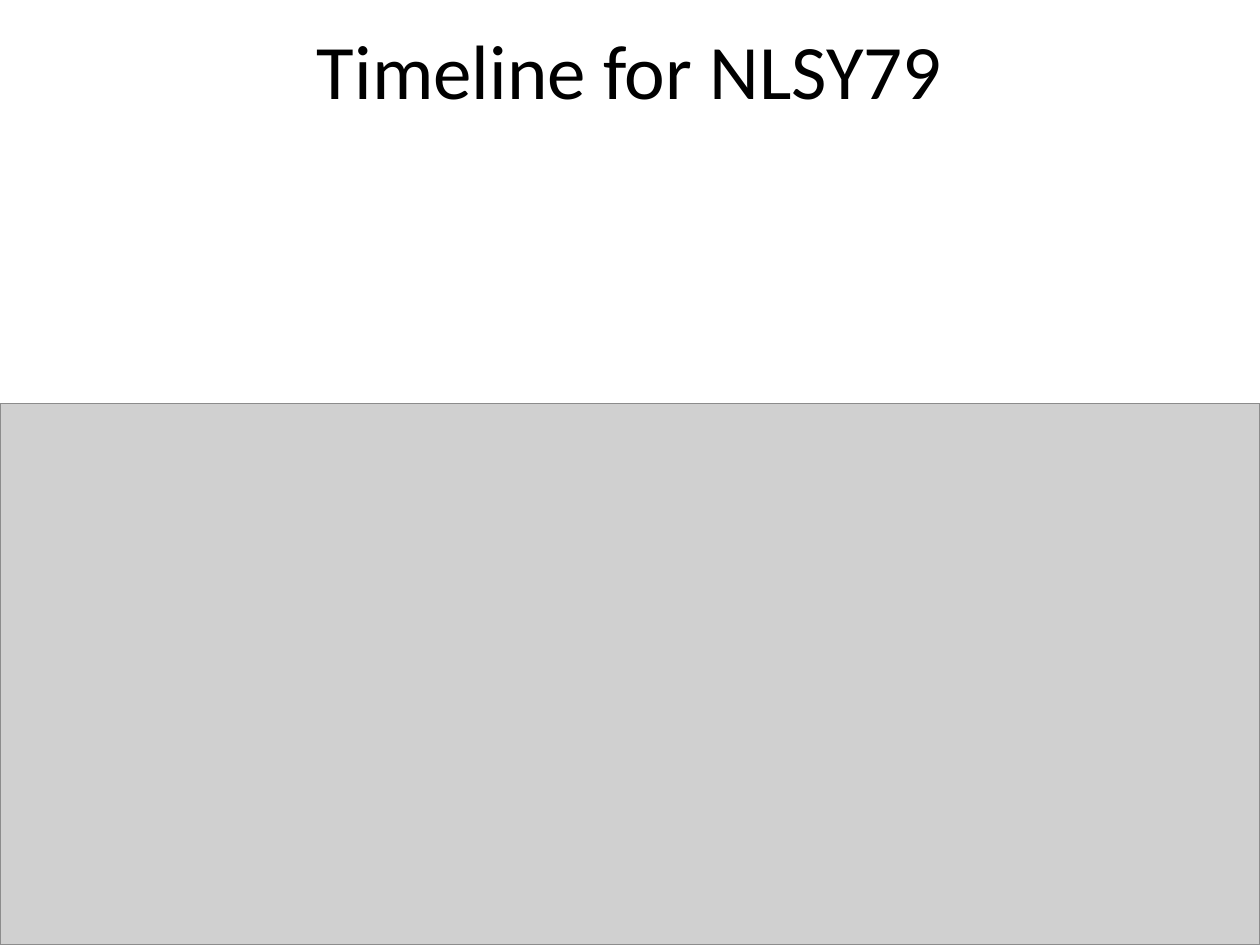
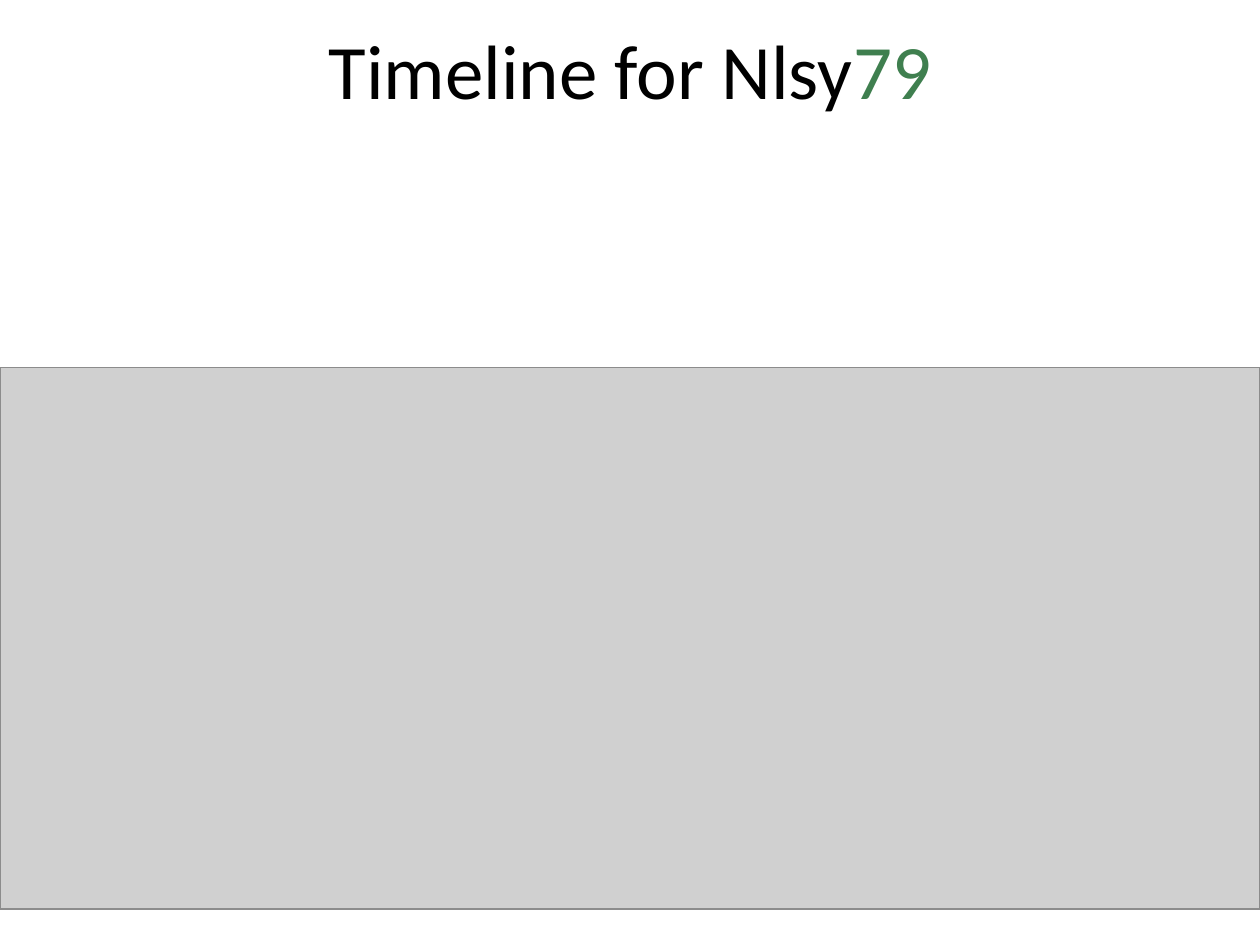
Before and after one commit to LiveOak/NlsyLinksDetermination, a slide deck: slide 4 of Publications/2013France/BeasleyBga2013-NlsyLinks.pptx. Drawn at 1260x945 pixels with LibreOffice and Linux fonts; fonts in the diff are those of the drawing; grey boxes stand for pictures. Boxes give left, top, right and bottom in pixels: in the first picture for what was removed or moved away, otherwise in the second. Text is boxed around its words. In the diff, an @@ line names an element or a change of style, - is before the commit and + after.

```diff
--- a/Publications/2013France/BeasleyBga2013-NlsyLinks.pptx
+++ b/Publications/2013France/BeasleyBga2013-NlsyLinks.pptx
@@ title at box(329, 45, 931, 112): text changed @@
-Timeline for NLSY79
+Timeline for Nlsy79
@@ picture: place and size @@
-picture at box(0, 403, 1260, 945)
+picture at box(0, 368, 1260, 910)
```
Also in this commit, not shown: 10 other slides changed, 2 slides added, 1 slide removed.
